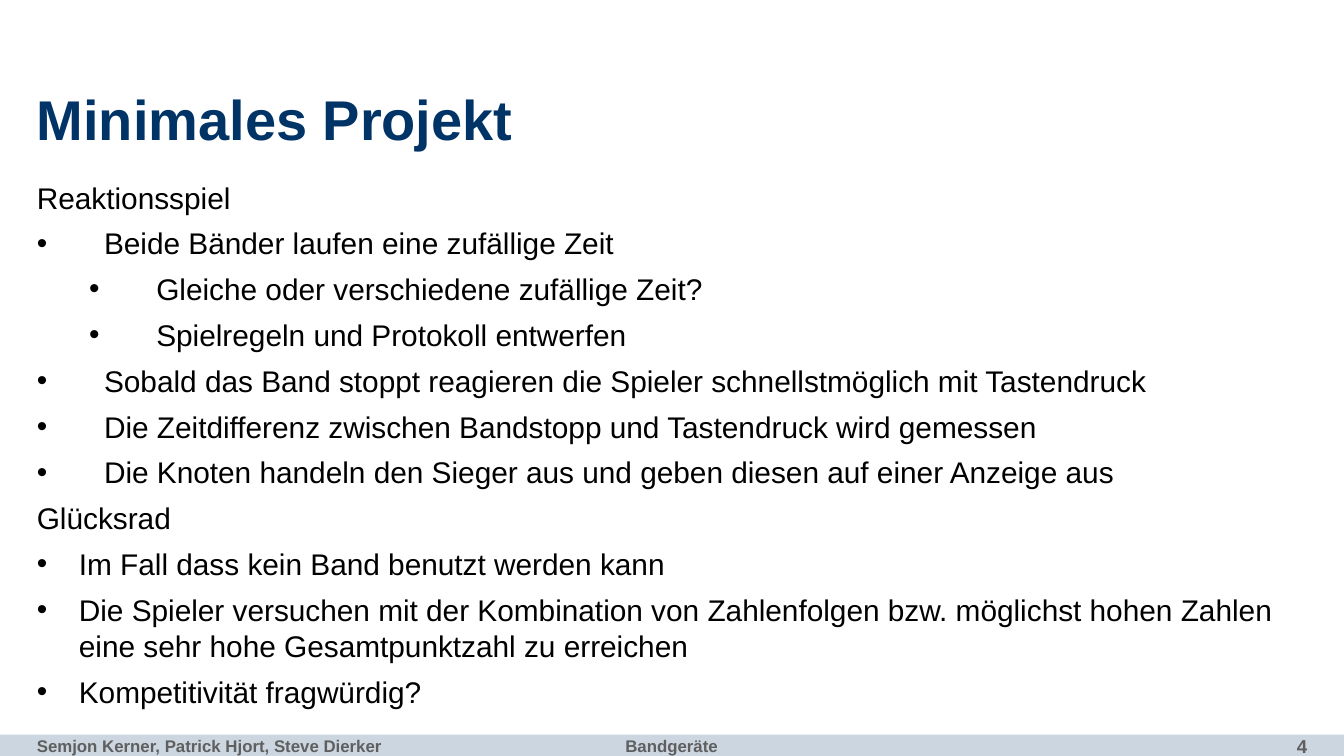
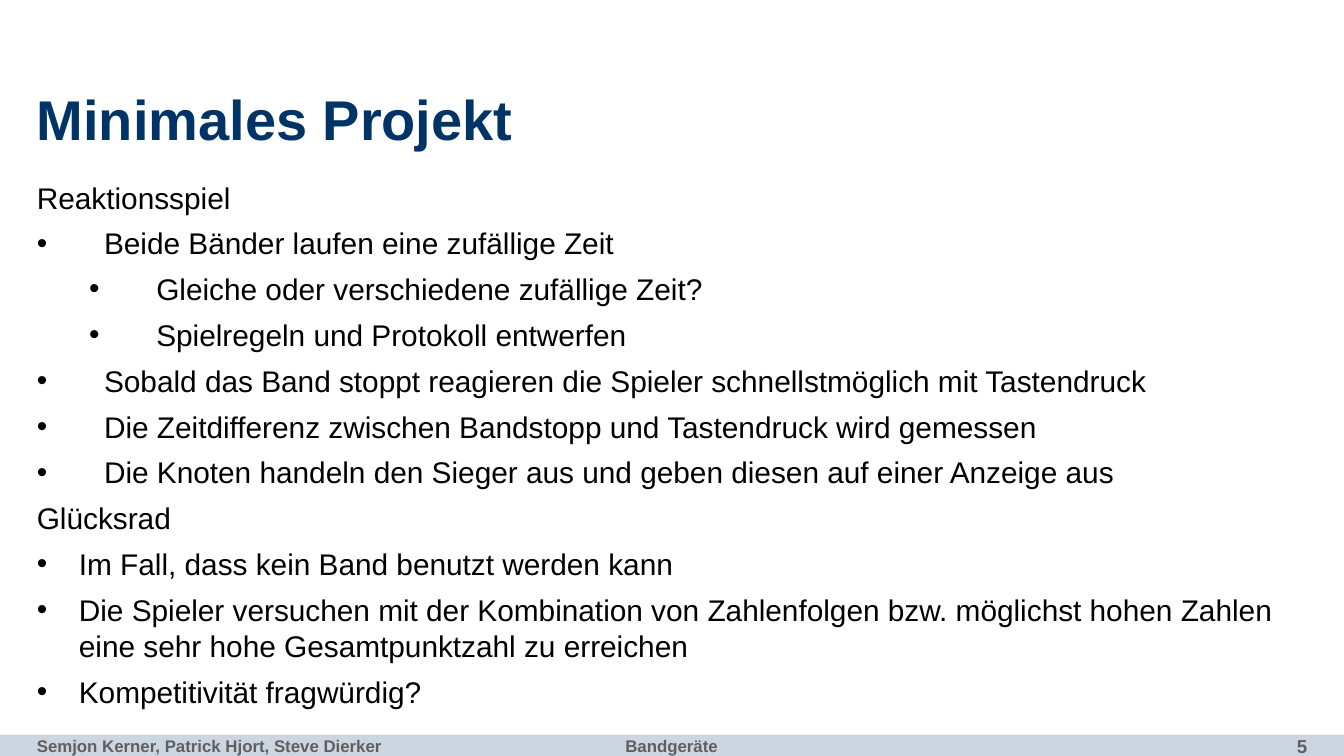
Before and after one commit to fu-inet-swp17/team1, a slide deck: slide 5 of slides/bandgeraete.pptx (slide 4 before the commit). Drawn at 1344x756 pixels with LibreOffice and Linux fonts; fonts in the diff are those of the drawing; background and template pictures are left out. Boxes give left, top, right and bottom in pixels: in the first picture for what was removed or moved away, otherwise in the second. Text is boxed around its words. In the diff, an @@ line names an element or a change of style, - is before the commit and + after.

```diff
--- a/slides/bandgeraete.pptx
+++ b/slides/bandgeraete.pptx
@@ text at (x1=79, y1=553, x2=673, y2=579): text changed @@
-• Im Fall dass kein Band benutzt werden kann
+• Im Fall, dass kein Band benutzt werden kann
@@ page number at (x1=1297, y1=740, x2=1307, y2=753): text changed @@
-4
+5
```
Also in this commit, not shown: 3 other slides changed, 1 slide added, 1 other file.
